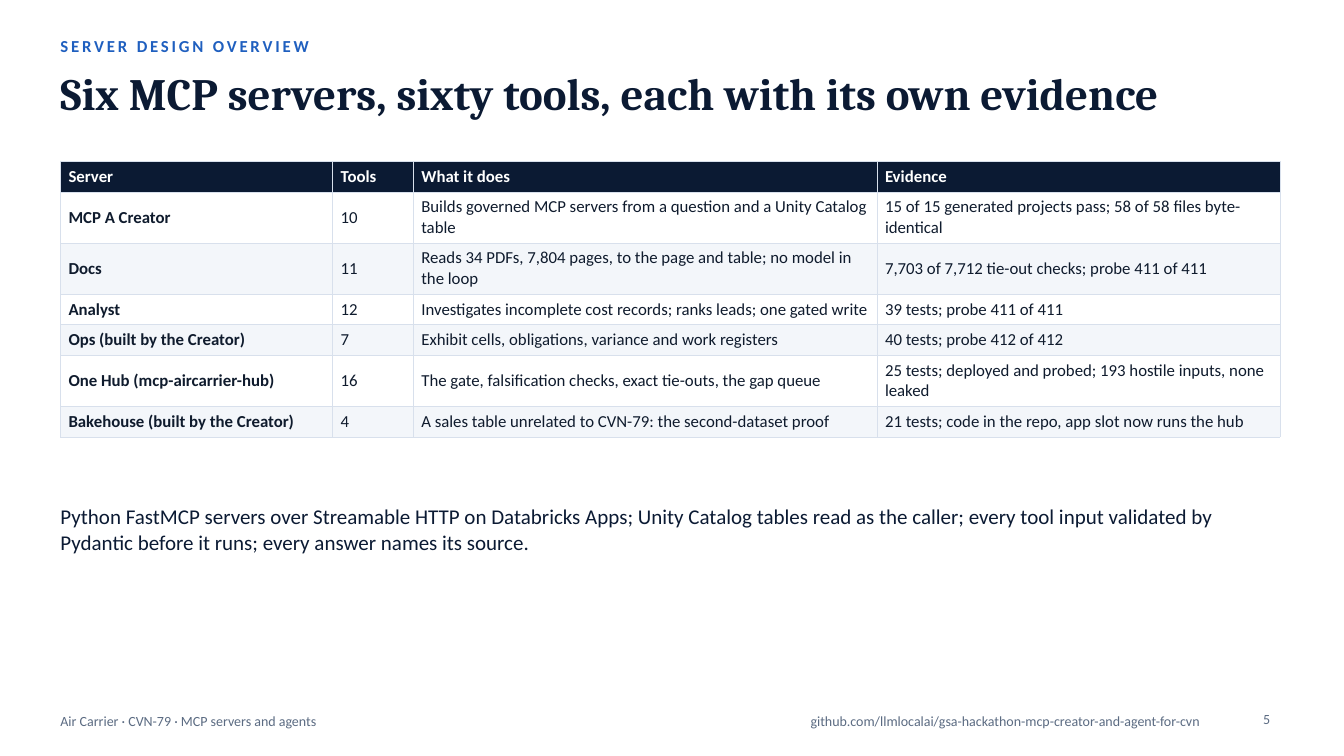
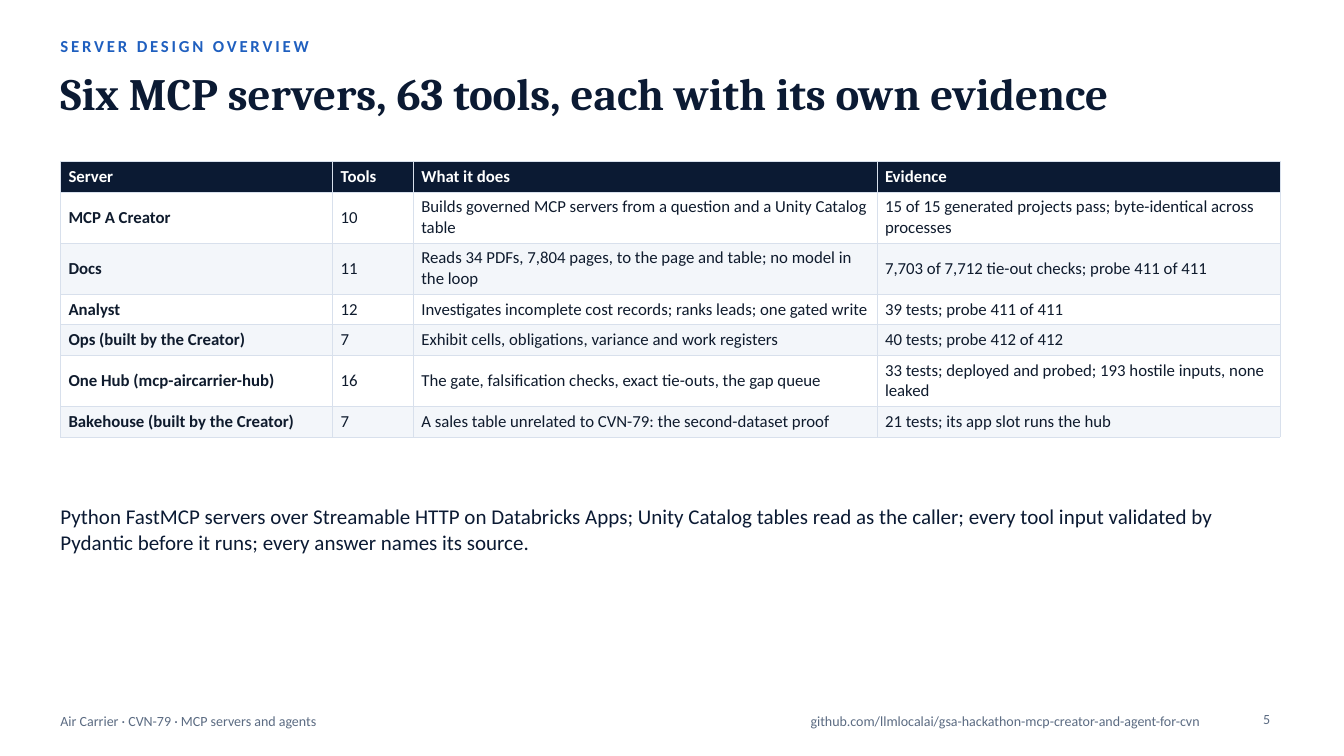
Before and after one commit to gsa-mcp-hackathon/gsa-hackathon-mcp-creator-and-agent-for-air-carrier, a slide deck: slide 5 of docs/submission/mcp-a-creator-one-hub-deck.pptx. Drawn at 1344x756 pixels with LibreOffice and Linux fonts; fonts in the diff are those of the drawing. Boxes give left, top, right and bottom in pixels: in the first picture for what was removed or moved away, otherwise in the second. Text is boxed around its words. In the diff, an @@ line names an element or a change of style, - is before the commit and + after.

```diff
--- a/docs/submission/mcp-a-creator-one-hub-deck.pptx
+++ b/docs/submission/mcp-a-creator-one-hub-deck.pptx
@@ title at box(60, 79, 1108, 116): text changed @@
-Six MCP servers, sixty tools, each with its own evidence
+Six MCP servers, 63 tools, each with its own evidence
@@ table at box(60, 161, 1280, 434) @@
-row 2, column 4: 15 of 15 generated projects pass; 58 of 58 files byte-identical
+row 2, column 4: 15 of 15 generated projects pass; byte-identical across processes
-row 6, column 4: 25 tests; deployed and probed; 193 hostile inputs, none leaked
+row 6, column 4: 33 tests; deployed and probed; 193 hostile inputs, none leaked
-row 7, column 2: 4
+row 7, column 2: 7
-row 7, column 4: 21 tests; code in the repo, app slot now runs the hub
+row 7, column 4: 21 tests; its app slot runs the hub
```
Also in this commit, not shown: 2 other slides changed, 8 other files.
